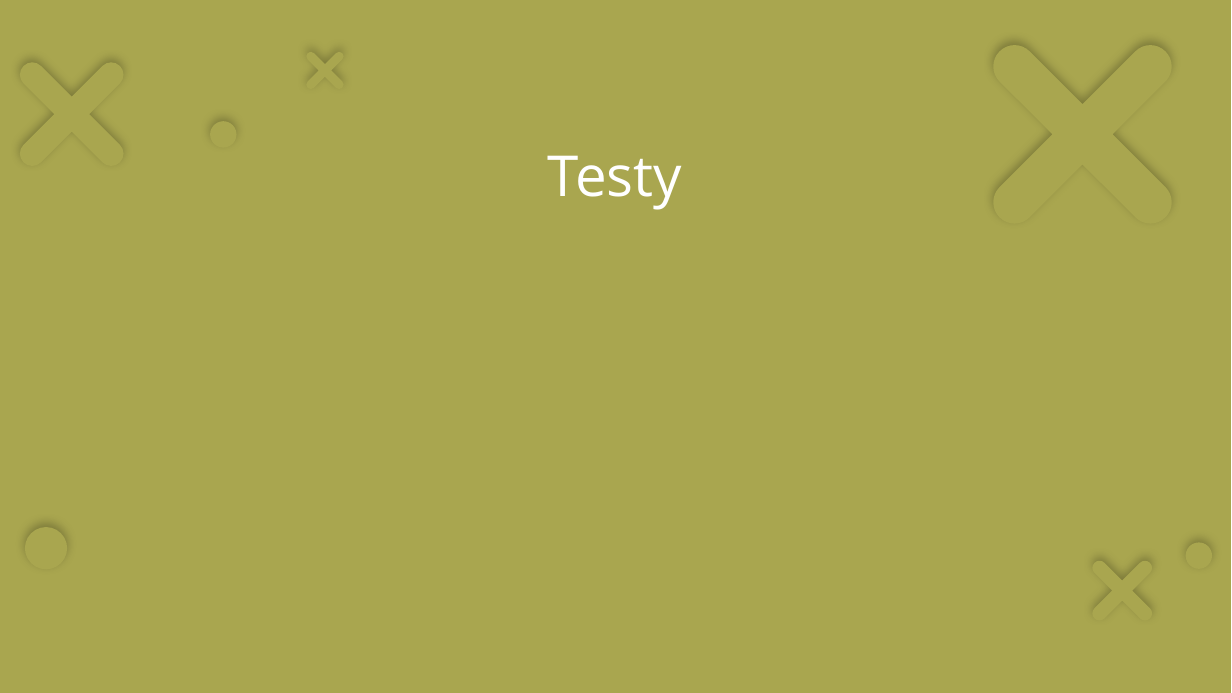
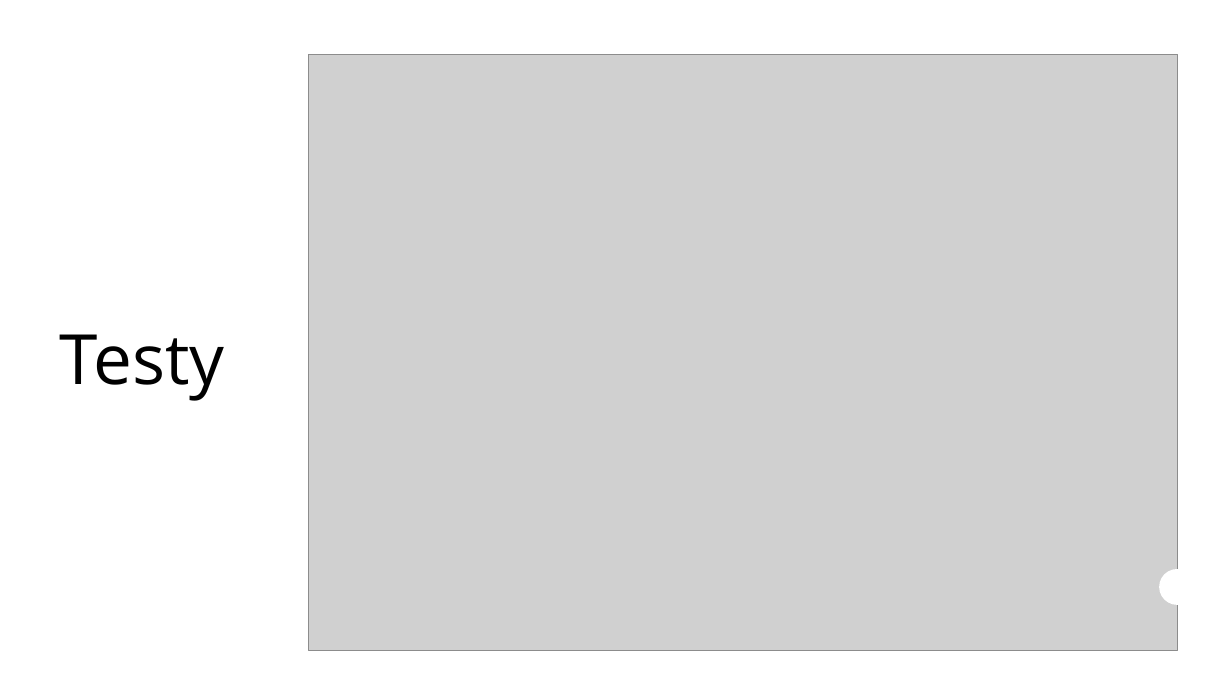
Before and after one commit to rmesek/alg-geo-proj, a slide deck: slide 31 of data/prezentacja/Triangulacja_wielokata_prostego.pptx. Drawn at 1232x693 pixels with LibreOffice and Linux fonts; fonts in the diff are those of the drawing; grey boxes stand for pictures. Boxes give left, top, right and bottom in pixels: in the first picture for what was removed or moved away, otherwise in the second. Text is boxed around its words. In the diff, an @@ line names an element or a change of style, - is before the commit and + after.

```diff
--- a/data/prezentacja/Triangulacja_wielokata_prostego.pptx
+++ b/data/prezentacja/Triangulacja_wielokata_prostego.pptx
@@ rectangle removed at [0, 0, 1231, 693] @@
@@ freeform shape added at [0, 0, 175, 173], fill #FFFFFF @@
@@ freeform shape: place and size @@
-freeform shape at [917, 0, 1232, 300]
+freeform shape at [809, 0, 1141, 290]
@@ freeform shape: place and size @@
-freeform shape at [0, 18, 169, 211]
+freeform shape at [0, 30, 148, 183]
@@ freeform shape at [0, 30, 148, 183]: fill #A9A64F to #FFFFFF; shadow changed @@
@@ group removed at [0, 0, 1202, 643]: 3 freeform shapes, 3 ellipses @@
@@ ellipse added at [170, 43, 204, 78], fill #FFFFFF @@
@@ freeform shape removed at [290, 36, 360, 105] @@
@@ picture added at [309, 55, 1178, 651] @@
@@ ellipse added at [1148, 41, 1196, 89], fill #FFFFFF @@
@@ ellipse at [204, 60, 226, 81]: fill #A9A64F to #FFFFFF; shadow changed @@
@@ ellipse: place and size @@
-ellipse at [210, 121, 237, 148]
+ellipse at [204, 60, 226, 81]
@@ ellipse added at [69, 169, 99, 199], fill #FFFFFF @@
@@ title "Testy": place and size @@
-title "Testy" at [548, 155, 682, 210]
+title "Testy" at [60, 334, 225, 401]
@@ title "Testy" at [60, 334, 225, 401]: size 44 to 54 pt, text colour #FFFFFF to #000000; alignment centre to left @@
@@ freeform shape: place and size @@
-freeform shape at [1067, 535, 1178, 647]
+freeform shape at [1050, 488, 1182, 620]
@@ ellipse removed at [25, 527, 67, 569] @@
@@ ellipse added at [1159, 569, 1195, 605], fill #FFFFFF @@
@@ shadow changed in 3 elements at [1050, 488, 1182, 620], [809, 0, 1141, 290], [1175, 616, 1202, 643] @@
@@ ellipse: place and size @@
-ellipse at [1186, 543, 1213, 569]
+ellipse at [1175, 616, 1202, 643]
```
Also in this commit, not shown: 3 other slides changed, 2 other files.
